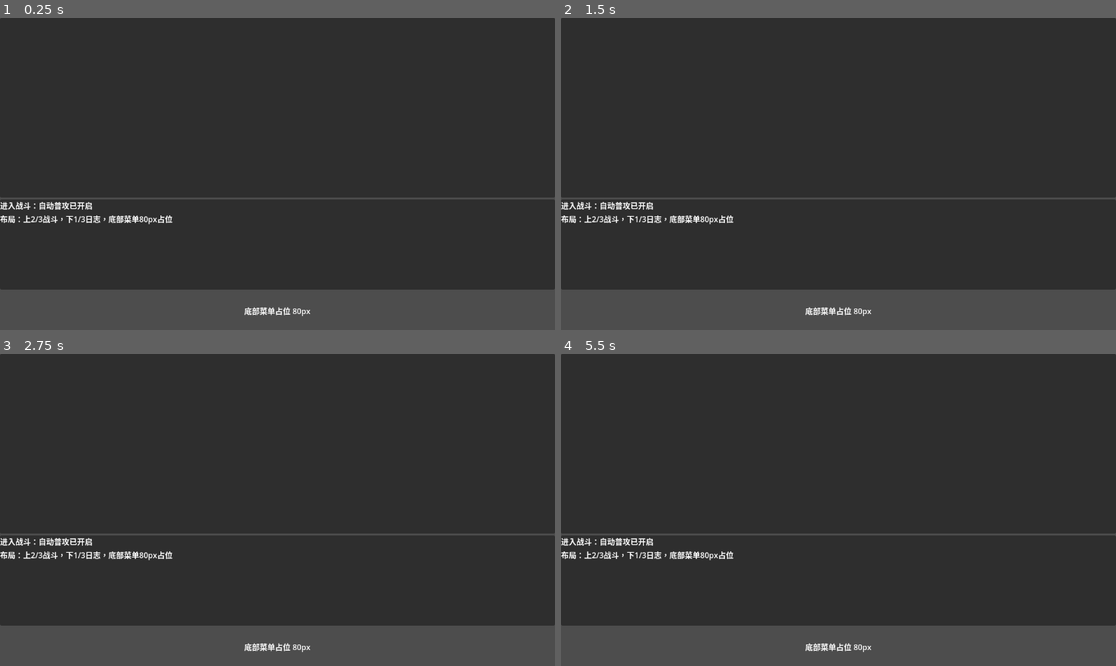
Above: before the commit, frames 1-4 (two rows, left to right).
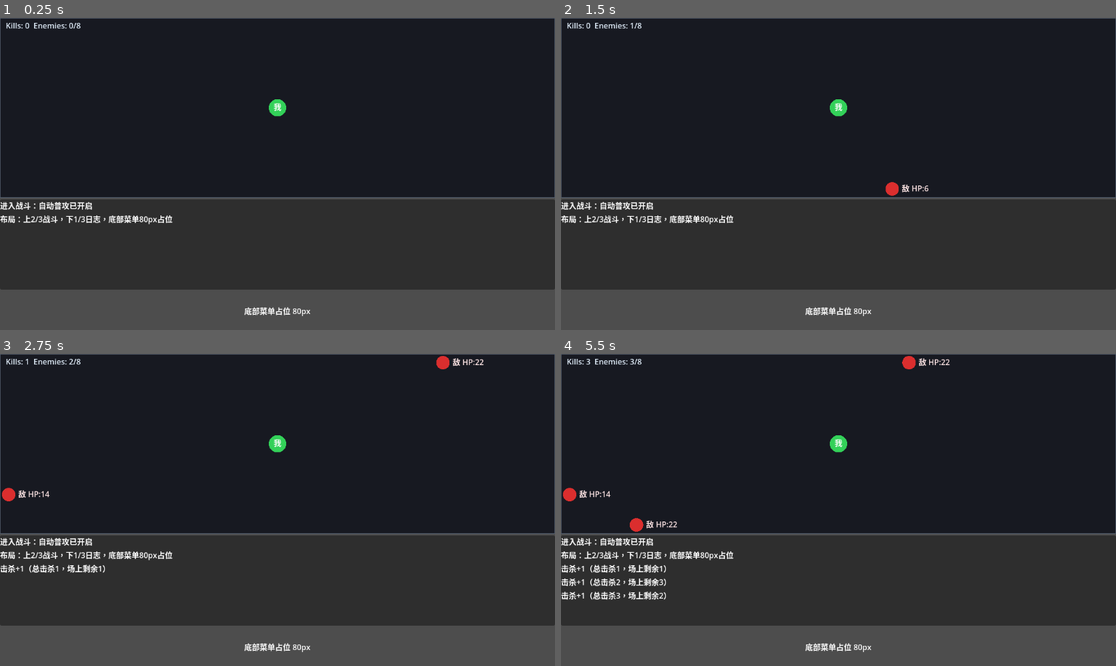
Above: after the commit, the same moments.

Repository: eat-chestnut/shanhaiidle
Game: Godot game, scene res://ui/pages/PageBattle.tscn
The game is run twice, just before and just after one commit, with the same random seed, the same clock (stepped at 60 frames per second) and the same inputs.
Inputs:
- Up to frame 1 (0.25 s): no input
- Up to frame 2 (1.5 s): tap Enter at 0.5 s
- Up to frame 3 (2.75 s): no input
- Up to frame 4 (5.5 s): tap Space at 3.5 s; tap Enter at 4.25 s

The runs differ from the first frame. In frame 1, 0.8% of the frame differs, in the area x 0-100%, y 0-58%; in frame 2, 1.0%; in frame 3, 1.4%; in frame 4, 2.0%, in the area x 0-100%, y 0-79%.

Commit message:
Prompt 1.3：实现 BattleCanvas（普通攻击+击杀），显示“圆圈+文字”
实现 res://ui/pages/BattleCanvas.gd（挂在 BattleCanvas Control 上），只做以下功能：

数据：
- player: pos(战斗区中心), radius=18, atk=10, def=3, attack_interval=0.30
- enemies: Array，每个 enemy: pos, radius=14, hp=30, def=2
- max_enemies=8
- spawn_interval=0.9
- kills 计数

逻辑（在 _process(delta)）：
1) 每 spawn_interval：
   - 若敌人数 < max_enemies，生成 1 个敌人
   - 生成位置：战斗区边框内随机（或四边随机）即可
   - 可选写日志：“敌人出现（当前X）”——不写也行
2) 玩家自动普攻：
   - 每 attack_interval 选择最近敌人
   - 造成伤害 dmg = max(1, player.atk - enemy.def)
   - enemy.hp -= dmg
   - hp<=0：移除该敌人，kills+=1，写日志：“击杀+1（总击杀K，场上剩余N）”
3) 不做敌人攻击玩家（先忽略）

绘制（在 _draw()）：
- 画战斗区背景深色
- 画边框
- 画玩家：绿色圆 + 文本“我”
- 画敌人：红色圆 + 文本“敌 HP:xx”
- 左上角 HUD：Kills / Enemies

性能：
- 每帧 queue_redraw()

验收：
- 运行后敌人会不断出现，玩家会自动把敌人打死，日志持续输出击杀信息。
- 同场敌人不会超过 8 个。

Diff:
--- a/ui/pages/BattleCanvas.gd
+++ b/ui/pages/BattleCanvas.gd
@@ -1 +1,136 @@
 extends Control
+
+var player := {
+	"pos": Vector2.ZERO,
+	"radius": 18.0,
+	"atk": 10,
+	"def": 3,
+	"attack_interval": 0.30,
+}
+
+var enemies: Array[Dictionary] = []
+var max_enemies := 8
+var spawn_interval := 0.9
+var kills := 0
+
+var _spawn_timer := 0.0
+var _attack_timer := 0.0
+
+func _ready() -> void:
+	randomize()
+	player["pos"] = size * 0.5
+
+func _process(delta: float) -> void:
+	player["pos"] = size * 0.5
+
+	_spawn_timer += delta
+	while _spawn_timer >= spawn_interval:
+		_spawn_timer -= spawn_interval
+		if enemies.size() < max_enemies:
+			_spawn_enemy()
+
+	_attack_timer += delta
+	var attack_interval: float = float(player["attack_interval"])
+	while _attack_timer >= attack_interval:
+		_attack_timer -= attack_interval
+		_auto_attack()
+
+	queue_redraw()
+
+func _spawn_enemy() -> void:
+	var radius := 14.0
+	var enemy := {
+		"pos": _random_border_position(radius),
+		"radius": radius,
+		"hp": 30,
+		"def": 2,
+	}
+	enemies.append(enemy)
+
+func _random_border_position(radius: float) -> Vector2:
+	var padding := radius + 4.0
+	var x_min: float = padding
+	var x_max: float = size.x - padding
+	var y_min: float = padding
+	var y_max: float = size.y - padding
+	if x_max < x_min:
+		x_max = x_min
+	if y_max < y_min:
+		y_max = y_min
+
+	var side := int(randi() % 4)
+	match side:
+		0:
+			return Vector2(randf_range(x_min, x_max), y_min)
+		1:
+			return Vector2(x_max, randf_range(y_min, y_max))
+		2:
+			return Vector2(randf_range(x_min, x_max), y_max)
+		_:
+			return Vector2(x_min, randf_range(y_min, y_max))
+
+func _auto_attack() -> void:
+	if enemies.is_empty():
+		return
+
+	var target_index := _find_nearest_enemy_index()
+	if target_index < 0:
+		return
+
+	var enemy: Dictionary = enemies[target_index]
+	var damage: int = int(player["atk"]) - int(enemy["def"])
+	if damage < 1:
+		damage = 1
+	enemy["hp"] = int(enemy["hp"]) - damage
+
+	if int(enemy["hp"]) <= 0:
+		enemies.remove_at(target_index)
+		kills += 1
+		EventBus.add_log("击杀+1（总击杀%d，场上剩余%d）" % [kills, enemies.size()])
+	else:
+		enemies[target_index] = enemy
+
+func _find_nearest_enemy_index() -> int:
+	var player_pos: Vector2 = player["pos"]
+	var best_index := -1
+	var best_distance_sq := INF
+
+	for i in enemies.size():
+		var enemy_pos: Vector2 = enemies[i]["pos"]
+		var distance_sq := player_pos.distance_squared_to(enemy_pos)
+		if distance_sq < best_distance_sq:
+			best_distance_sq = distance_sq
+			best_index = i
+
+	return best_index
+
+func _draw() -> void:
+	var battle_rect := Rect2(Vector2.ZERO, size)
+	draw_rect(battle_rect, Color(0.09, 0.10, 0.13))
+	draw_rect(battle_rect, Color(0.32, 0.36, 0.42), false, 2.0)
+
+	var player_pos: Vector2 = player["pos"]
+	var player_radius: float = player["radius"]
+	draw_circle(player_pos, player_radius, Color(0.20, 0.82, 0.35))
+	_draw_label(player_pos + Vector2(-8, 5), "我", Color.WHITE)
+
+	for enemy in enemies:
+		var enemy_pos: Vector2 = enemy["pos"]
+		var enemy_radius: float = enemy["radius"]
+		var hp: int = enemy["hp"]
+		draw_circle(enemy_pos, enemy_radius, Color(0.86, 0.18, 0.18))
+		_draw_label(enemy_pos + Vector2(enemy_radius + 6.0, 5.0), "敌 HP:%d" % hp, Color(1.0, 0.90, 0.90))
+
+	_draw_label(
+		Vector2(12, 22),
+		"Kills: %d  Enemies: %d/%d" % [kills, enemies.size(), max_enemies],
+		Color(0.90, 0.95, 1.0)
+	)
+
+func _draw_label(pos: Vector2, text: String, color: Color) -> void:
+	var font := get_theme_default_font()
+	var font_size := get_theme_default_font_size()
+	if font == null:
+		font = ThemeDB.fallback_font
+		font_size = ThemeDB.fallback_font_size
+	draw_string(font, pos, text, HORIZONTAL_ALIGNMENT_LEFT, -1, font_size, color)
